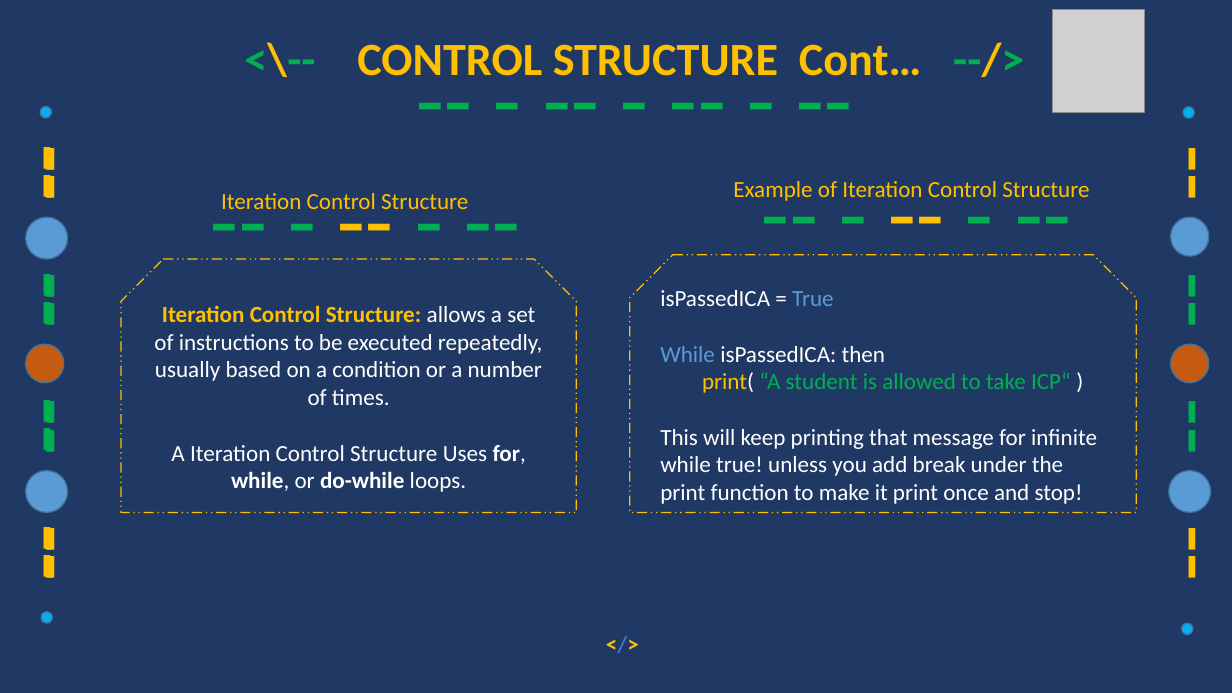
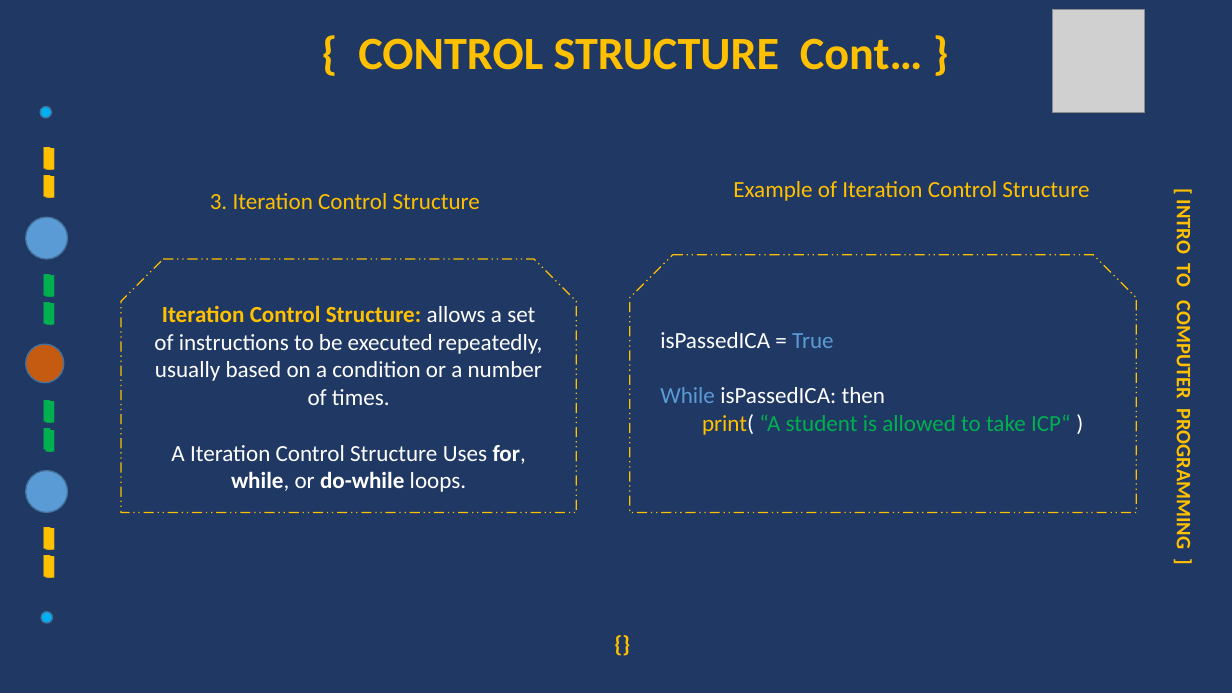
Before and after one commit to mutanganajoseph/Documents, a slide deck: slide 5 of auca/Sem-3/ICP/Assignment/Solution/Control_Structure.pptx. Drawn at 1232x693 pixels with LibreOffice and Linux fonts; fonts in the diff are those of the drawing; grey boxes stand for pictures. Boxes give left, top, right and bottom in pixels: in the first picture for what was removed or moved away, otherwise in the second. Text is boxed around its words. In the diff, an @@ line names an element or a change of style, - is before the commit and + after.

```diff
--- a/auca/Sem-3/ICP/Assignment/Solution/Control_Structure.pptx
+++ b/auca/Sem-3/ICP/Assignment/Solution/Control_Structure.pptx
@@ text at box(358, 38, 922, 70): text changed @@
-<\-- CONTROL STRUCTURE Cont… --/>
+{ CONTROL STRUCTURE Cont… }
@@ text removed at box(1161, 77, 1203, 650) @@
--- - -- - -- - --
@@ text removed at box(351, 94, 918, 141) @@
--- - -- - -- - --
@@ ellipse removed at box(1183, 107, 1194, 118) @@
@@ text at box(210, 193, 480, 209): text changed @@
-Iteration Control Structure
+3. Iteration Control Structure
@@ text added at box(1171, 206, 1196, 545), 16 pt, text #FFC000, bold @@
+[ INTRO TO COMPUTER PROGRAMMING ]
@@ text removed at box(170, 226, 560, 250) @@
--- - -- - --
@@ text removed at box(732, 217, 1122, 247) @@
--- - -- - --
@@ ellipse removed at box(1171, 217, 1209, 256) @@
@@ ellipse removed at box(1171, 344, 1209, 383) @@
@@ text in snip same rect at box(660, 429, 1097, 504): paragraph removed @@
-This will keep printing that message for infinite while true! unless you add break under the print function to make it print once and stop!
@@ ellipse removed at box(1169, 470, 1211, 512) @@
@@ ellipse removed at box(1182, 623, 1193, 634) @@
@@ text at box(540, 635, 706, 652): text changed @@
-</>
+{}
```
Also in this commit, not shown: 5 other slides changed, 5 other files.
